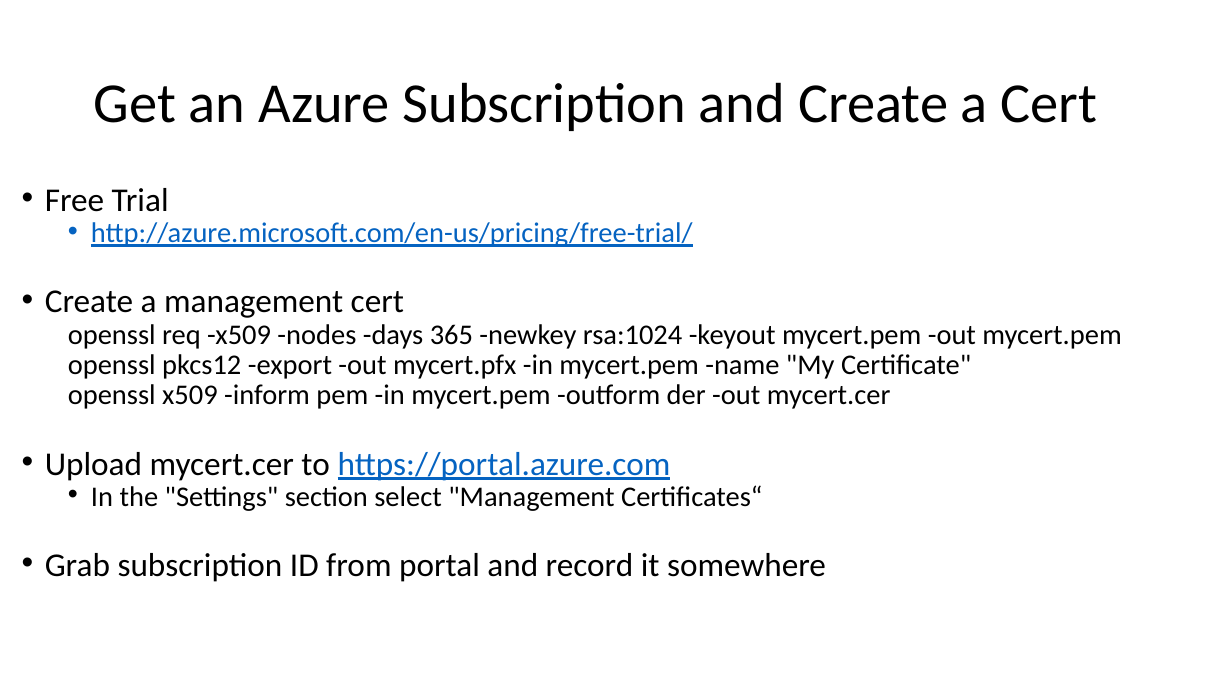
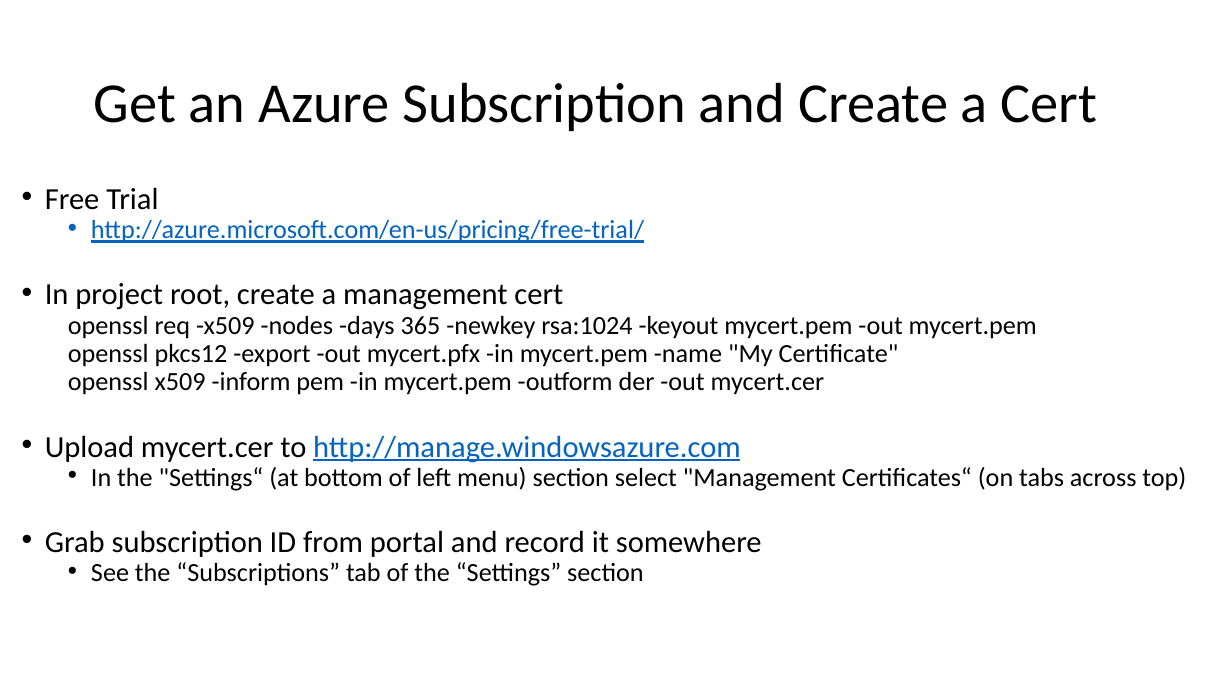
Before and after one commit to tvsnarayana/AzureDevTestDeploy, a slide deck: slide 18 of docs/tutorial.pptx. Drawn at 1232x693 pixels with LibreOffice and Linux fonts; fonts in the diff are those of the drawing. Boxes give left, top, right and bottom in pixels: in the first picture for what was removed or moved away, otherwise in the second. Text is boxed around its words. In the diff, an @@ line names an element or a change of style, - is before the commit and + after.

```diff
--- a/docs/tutorial.pptx
+++ b/docs/tutorial.pptx
@@ text at (x1=45, y1=187, x2=1037, y2=557): size 25.9 to 23.8 pt in "Free Trial", "Grab subscription ID from portal and record ..."; size 22.2 to 20.4 pt in "http://azure.microsoft.com/en-us/pricing/free-trial/", "openssl req -x509 -nodes -days 365 -newkey ...", "openssl pkcs12 -export -out mycert.pfx -in mycert.pem ...", "openssl x509 -inform pem -in mycert.pem -outform ..." @@
@@ text at (x1=45, y1=283, x2=563, y2=310): text changed; size 25.9 to 23.8 pt @@
-• Create a management cert
+• In project root, create a management cert
@@ text at (x1=45, y1=435, x2=1186, y2=491): text changed; size 22.2 to 20.4 pt @@
-• Upload mycert.cer to https://portal.azure.com
-  • In the "Settings" section select "Management Certificates“
+• Upload mycert.cer to http://manage.windowsazure.com
+  • In the "Settings“ (at bottom of left menu) section select "Management Certificates“ (on tabs across top)
@@ text at (x1=91, y1=562, x2=643, y2=586): paragraph added @@
+  • See the “Subscriptions” tab of the “Settings” section
```
Also in this commit, not shown: 6 other slides changed, 4 slides added, 1 slide removed.
